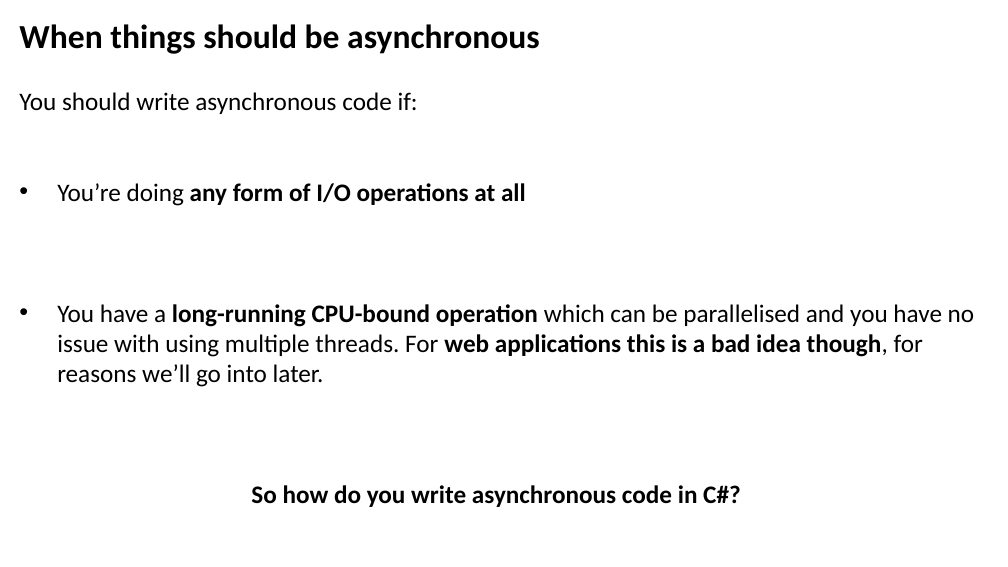
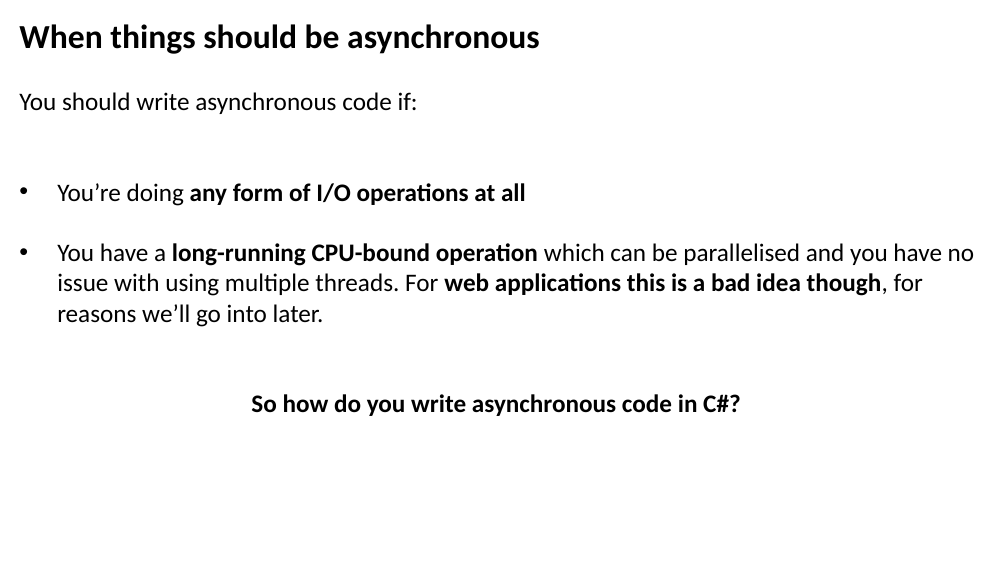
Before and after one commit to JoshKain/AsyncAwaitQuiz, a slide deck: slide 8 of Async and await presentation.pptx. Drawn at 1008x567 pixels with LibreOffice and Linux fonts; fonts in the diff are those of the drawing. Boxes give left, top, right and bottom in pixels: in the first picture for what was removed or moved away, otherwise in the second. Text is boxed around its words. In the diff, an @@ line names an element or a change of style, - is before the commit and + after.

```diff
--- a/Async and await presentation.pptx
+++ b/Async and await presentation.pptx
@@ text "When things should be asynchronous" rewrapped from <box>19,24,975,507</box> to <box>19,24,975,416</box> @@
```
Also in this commit, not shown: 1 other slide changed.
